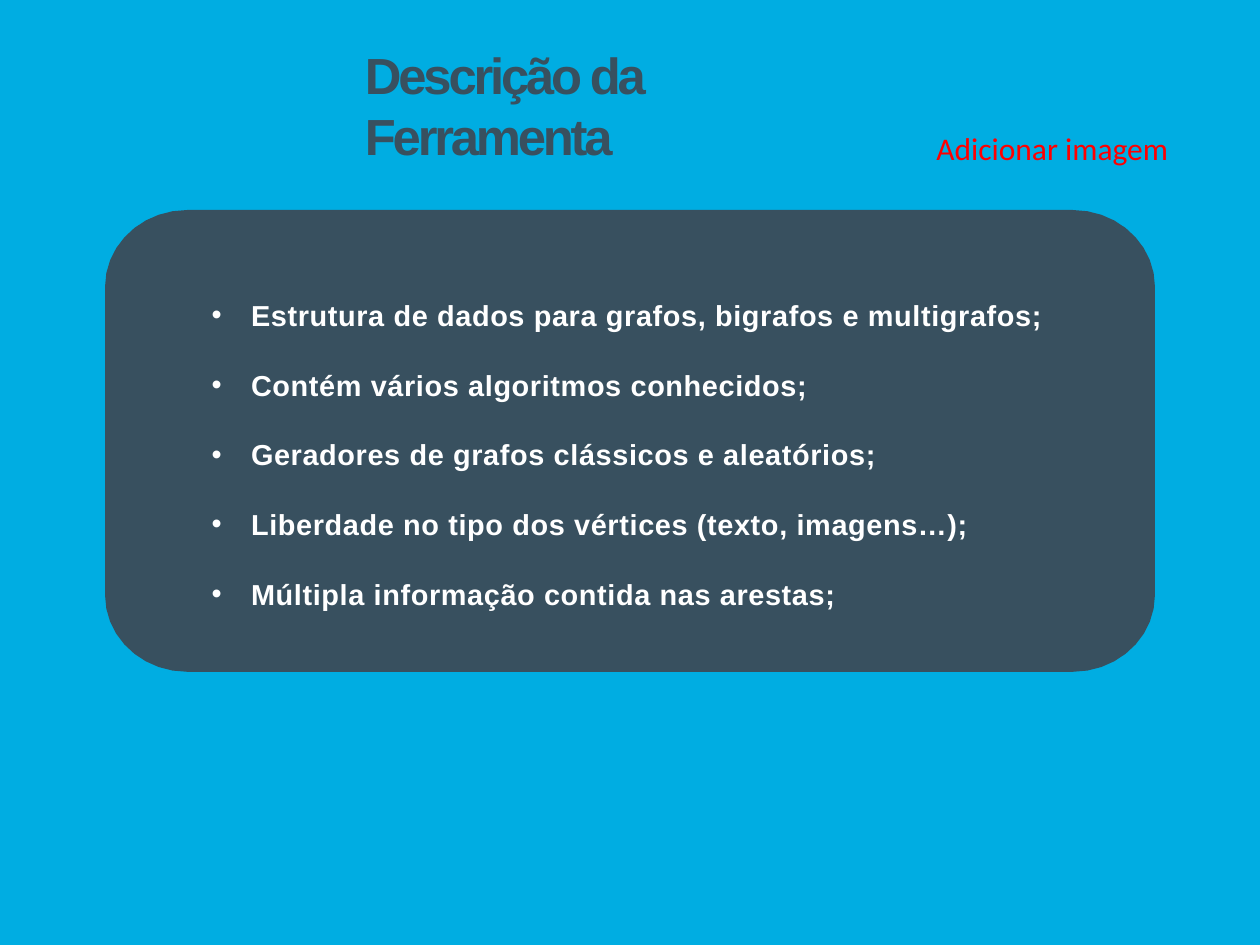
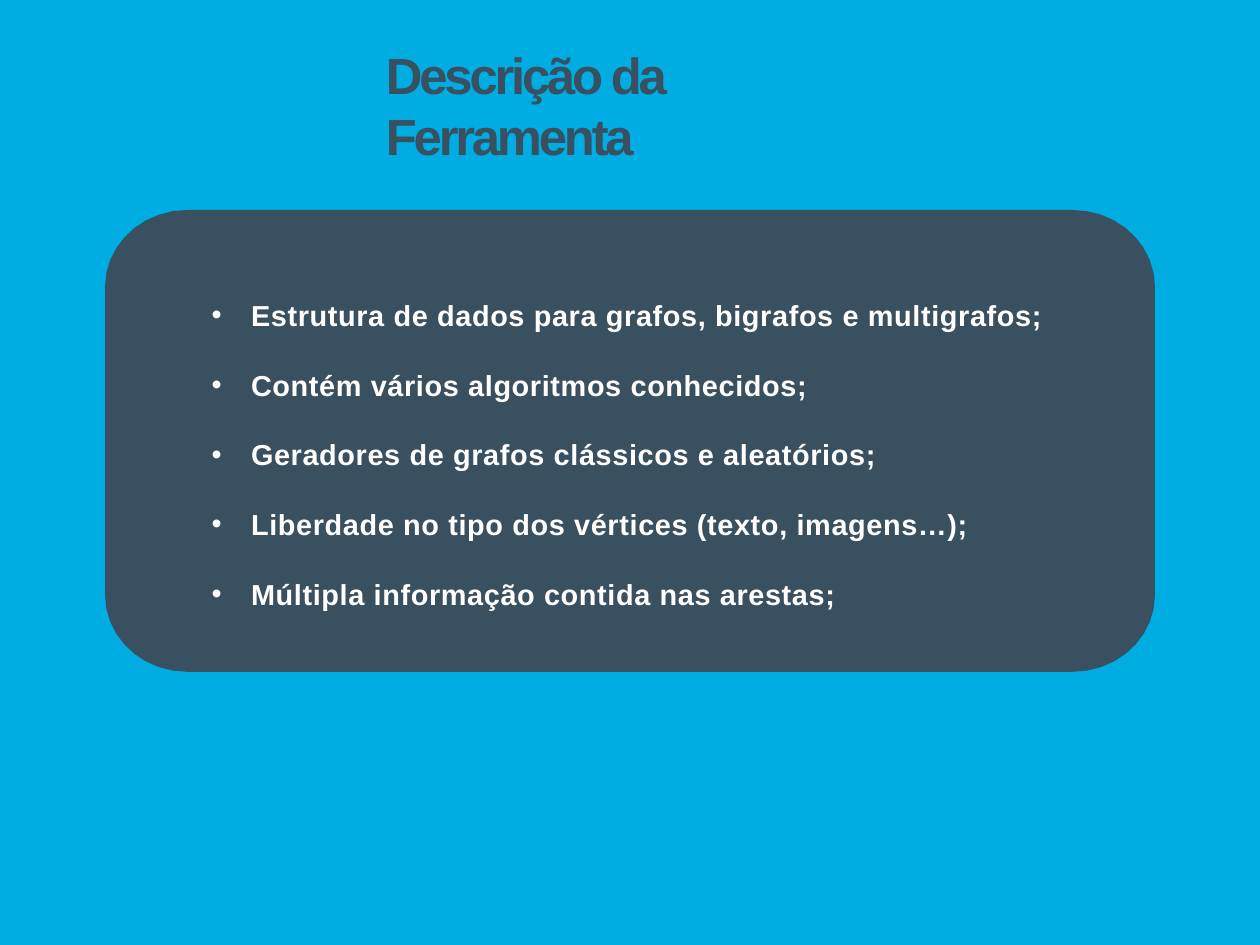
Before and after one commit to Tibblue/PLC, a slide deck: slide 3 of SPLN/tp2/apresSPLN.pptx. Drawn at 1260x945 pixels with LibreOffice and Linux fonts; fonts in the diff are those of the drawing. Boxes give left, top, right and bottom in pixels: in the first picture for what was removed or moved away, otherwise in the second. Text is boxed around its words. In the diff, an @@ line names an element or a change of style, - is before the commit and + after.

```diff
--- a/SPLN/tp2/apresSPLN.pptx
+++ b/SPLN/tp2/apresSPLN.pptx
@@ title "Descrição da Ferramenta": place and size @@
-title "Descrição da Ferramenta" at (365,57,646,156)
+title "Descrição da Ferramenta" at (386,57,667,156)
@@ text removed at (936,138,1168,166) @@
-Adicionar imagem
```
Also in this commit, not shown: 3 other slides changed, 6 slides added, 2 slides removed, 2 other files.
